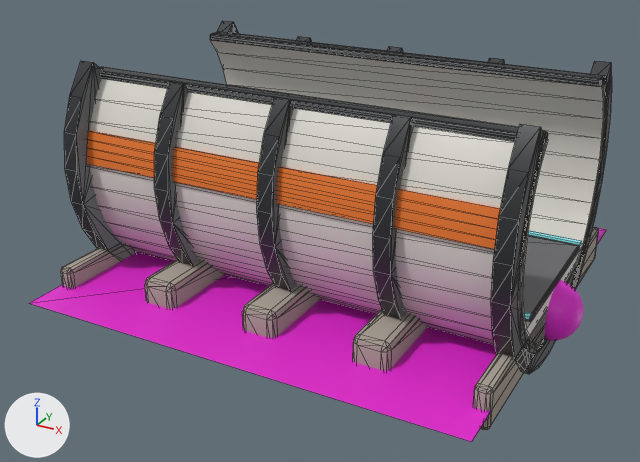
The glTF model res/models/placement/tunnel/tunnel_2_cut.gltf as it was, and as the next commit left it.
Before and after are seen from a 50 mm camera at (1.72, -3.35, 1.82) aimed at (-0.06, -0.12, 0.2). The lights are fixed; the arrows at lower left show +X, +Y and +Z. The picture after the commit comes second. Mesh edges are drawn as thin lines on the coarser meshes. Where no turn or scale is listed for an object, it has been applied to the vertices.

Script lines for the objects in view, before the commit:
```python
me_plane = bpy.data.meshes.new('Plane')
me_plane.from_pydata([(-1.0, -1.0, 0.0), (1.0, -1.0, 0.0), (-1.0, 1.0, 0.0), (1.0, 1.0, 0.0)], [], [(0, 1, 3), (0, 3, 2)])
me_plane.materials.append(mat_p)  # pink #e724d4
me_sphere_004 = bpy.data.meshes.new('Sphere.004')
me_sphere_004.from_pydata(...)  # a UV sphere (32 segments, 16 rings, poles along z) spanning x -0.131..0.131, y -0.131..0.131, z -0.131..0.131
me_sphere_004.materials.append(mat_p)  # pink #e724d4
me_tunnel = bpy.data.meshes.new('Tunnel')
me_tunnel.from_pydata(...)  # 1018 vertices, 1964 faces; spans x -1.0..1.0, y -0.81..0.81, z -0.2..0.96
# faces by material slot: [184, 72, 108, 24, 1036, 540]
me_tunnel.materials.append(mat_hull_white)  # light grey #dfddd4
me_tunnel.materials.append(mat_accent_orange)  # orange #ed7c30
me_tunnel.materials.append(mat_floor_deck)  # grey #6f6f73
me_tunnel.materials.append(mat_light_cyan)  # cyan #95f9ff
me_tunnel.materials.append(mat_frame_graphite)  # dark grey #35373a
me_tunnel.materials.append(mat_concrete)  # grey #aaa095
ob_p_anchorin_001 = bpy.data.objects.new('%P%AnchorIn.001', me_sphere_004)
ob_p_anchorin_001.location = (0.989, 0.0, 0.013)
ob_p_footprint = bpy.data.objects.new('%P%Footprint', me_plane)
ob_p_footprint.location = (0.0, 0.0, 0.0)
ob_tunnel = bpy.data.objects.new('Tunnel', me_tunnel)
ob_tunnel.location = (0.0, 0.0, 0.0)
```
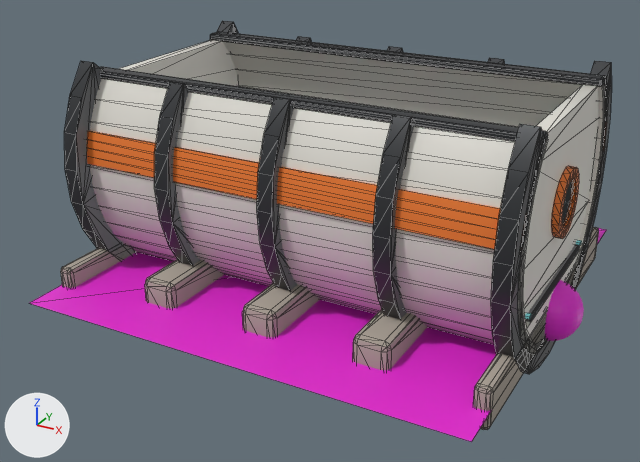
Diff of the bpy script that builds the scene:
```diff
--- a/res/models/placement/tunnel/tunnel_2_cut.gltf.py
+++ b/res/models/placement/tunnel/tunnel_2_cut.gltf.py
@@ mat_window_dark @@
+mat_window_dark = principled_material('Window_Dark')
+mat_window_dark.base_color = (0.012, 0.045, 0.055)  # dark cyan #1d3c42
+mat_window_dark.metallic = 0.3
+mat_window_dark.roughness = 0.08
@@ me_v_anchorin_002 @@
+me_v_anchorin_002.from_pydata(...)  # 158 vertices, 308 faces; spans x -1.01..-0.92, y -0.58..0.58, z 0.14..0.88
+# faces by material slot: [68, 80, 160]
+me_v_anchorin_002.materials.append(mat_hull_white)  # light grey #dfddd4
+me_v_anchorin_002.materials.append(mat_window_dark)  # dark cyan #1d3c42
+me_v_anchorin_002.materials.append(mat_accent_orange)  # orange #ed7c30
@@ me_v_anchorin_001 @@
+me_v_anchorin_001.from_pydata(...)  # 158 vertices, 308 faces; spans x 0.92..1.01, y -0.58..0.58, z 0.14..0.88
+# faces by material slot: [68, 80, 160]
+me_v_anchorin_001.materials.append(mat_hull_white)  # light grey #dfddd4
+me_v_anchorin_001.materials.append(mat_window_dark)  # dark cyan #1d3c42
+me_v_anchorin_001.materials.append(mat_accent_orange)  # orange #ed7c30
@@ ob_v_anchorin_002 @@
+ob_v_anchorin_002 = bpy.data.objects.new('%V%AnchorIn.002-', me_v_anchorin_002)
+ob_v_anchorin_002.location = (0.0, 0.0, 0.0)
@@ ob_v_anchorin_001 @@
+ob_v_anchorin_001 = bpy.data.objects.new('%V%AnchorIn.001-', me_v_anchorin_001)
+ob_v_anchorin_001.location = (0.0, 0.0, 0.0)
```

Boxes [x1, y1, x2, y2] around the edits, measured in the pictures (640 x 462 px):
'%V%AnchorIn.001-', added: after [523, 84, 599, 322]
    faces in mat_hull_white (light grey #dfddd4): [523, 84, 599, 322]
    faces in mat_accent_orange (orange #ed7c30): [551, 166, 579, 239]
    faces in mat_window_dark (dark cyan #1d3c42): [562, 179, 574, 226]
'%V%AnchorIn.002-', added: after [119, 40, 239, 86]
